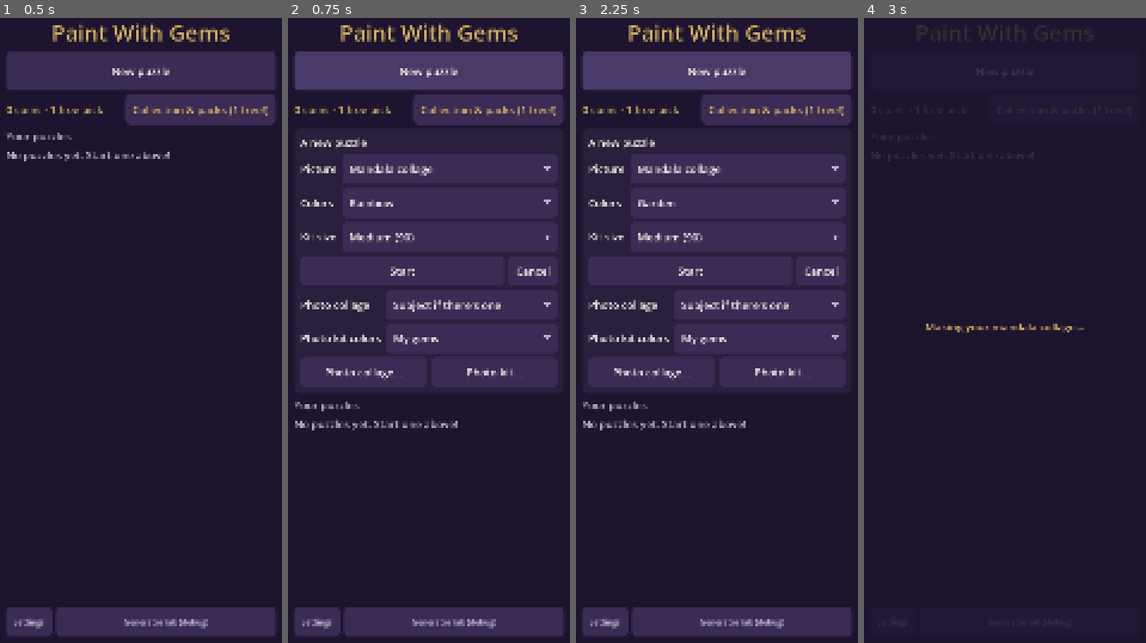
Above: before the commit, frames 1-4 (left to right).
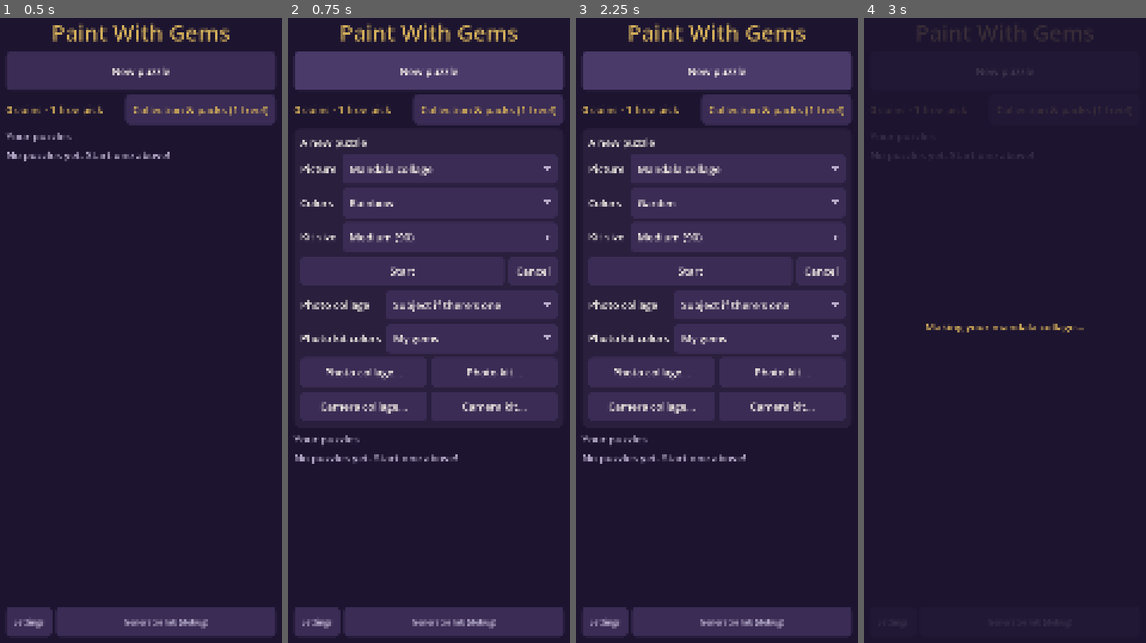
Above: after the commit, the same moments.

Repository: squishter/redesigned-octo-pancake
Game: Godot game, scene res://scenes/game/app.tscn
Same seed, same stepped clock (60 frames per second), same inputs: the game is played once before the commit and once after it.
Inputs:
- Up to frame 1 (0.5 s): no input
- Up to frame 2 (0.75 s): click "New puzzle" at 0.5 s
- Up to frame 3 (2.25 s): click "Cancel" at 1.25 s; click "New puzzle" at 2 s
- Up to frame 4 (3 s): click "Start" at 2.75 s

Frame 1 is identical in both runs. In frame 2, 4.8% of the frame differs, in the area x 1-96%, y 59-72%; in frame 3, 4.8%; in frame 4, nothing differs.

Commit message:
Take photos with the camera for photo puzzles; X-large and photo-colored kits in the lab
- CameraCapture (scenes/game/camera_capture.gd): a full-screen CameraServer
  view whose feed (RGB or YCbCr) is converted by shader in a SubViewport and
  read back as the photo; switch camera, turn, Android permission request.
- Main menu: Camera collage… and Camera kit… make photo puzzles from a new
  photo; the back button closes the camera.
- Generator lab: Camera… button, Kit size uses the game's sizes up to
  X-large (KitGenerator.LONG_SIDES), and Drill colors picks gem colors or
  the picture's own colors (direct, exact, as the game's photo kits).

Co-Authored-By: Claude Opus 5.5 <noreply@anthropic.com>
Claude-Session: https://claude.ai/code/session_012LQ98oeQZPmrpQ8vFC493i

Diff:
--- a/game/gem_catalog.gd
+++ b/game/gem_catalog.gd
@@ -167,8 +167,8 @@
 const STARTING_PUZZLES := ["mandala"]
 ## Puzzles made from her own photos: always there, not unlocked.
 const PHOTO_MODES := {
-	"photo_collage": {"name": "Photo collage", "about": "Your photo traced into gem shapes."},
-	"photo_kit": {"name": "Photo kit", "about": "Your photo as a grid of drills."},
+	"photo_collage": {"name": "Photo collage", "short": "collage", "about": "Your photo traced into gem shapes."},
+	"photo_kit": {"name": "Photo kit", "short": "kit", "about": "Your photo as a grid of drills."},
 }
 
 ## Picture features, off until unlocked.
--- a/scenes/dev/generator_lab.gd
+++ b/scenes/dev/generator_lab.gd
@@ -1,6 +1,8 @@
 extends Control
 ## Developer screen for the puzzle generators: pick a source (seeded mandala
-## or a photo) and a mode, generate on a worker thread, and look at the result.
+## or a photo, picked or taken with the camera) and a mode, generate on a
+## worker thread, and look at the result. Kits come in the game's sizes (up
+## to X-large), with drills in the gem colors or the picture's own colors.
 ## Laid out for phones: the picture fills the screen (pinch to zoom, drag to
 ## pan, double-tap to fit), with the main actions in a bar at the bottom and
 ## every setting in an Options panel above it. The Lines box above the
@@ -24,6 +26,7 @@
 var _theme: OptionButton
 var _mode: OptionButton
 var _kit_size: OptionButton
+var _drill_colors: OptionButton
 var _sparsity: OptionButton
 var _line_style: OptionButton
 var _setting: OptionButton
@@ -45,6 +48,7 @@
 var _options_panel: Control
 var _options_button: Button
 var _file_dialog: FileDialog
+var _camera: CameraCapture
 
 ## Show a Menu button that goes back to the game.
 var show_back := false
@@ -117,6 +121,7 @@
 	list.add_child(actions)
 	_button(actions, "Generate", _generate)
 	_button(actions, "Photo…", func() -> void: _file_dialog.popup_centered_ratio(0.8))
+	_button(actions, "Camera…", func() -> void: _camera.open())
 	_button(actions, "Save JSON", _save)
 
 	var controls := GridContainer.new()
@@ -139,7 +144,12 @@
 	_frame = _options(controls, "Frame", ["auto", "off", "on"])
 	_theme = _options(controls, "Theme", Array(Palettes.theme_names()))
 	_mode = _options(controls, "Mode", ["Collage", "Kit", "Line art"])
-	_kit_size = _options(controls, "Kit size", KitGenerator.BOARD_SIZES.keys())
+	# The game's kit sizes: drills on the longer side.
+	_kit_size = _options(controls, "Kit size", KitGenerator.LONG_SIDES.keys())
+	# Gem colors (k-means, snapped to the starter gems) or the picture's own
+	# colors (as many as Kit colors), each cell mapped straight to the nearest
+	# as the game's photo kits do.
+	_drill_colors = _options(controls, "Drill colors", ["gems", "photo"])
 	_sparsity = _options(controls, "Sparse", ["auto", "none", "some", "lots"])
 	_line_style = _options(controls, "Lines", ["auto"] + DesignPlan.LINE_STYLES)
 	_setting = _options(controls, "Setting", ["auto"] + CollageGenerator.SETTINGS)
@@ -174,11 +184,18 @@
 	_file_dialog.file_selected.connect(_on_photo_selected)
 	add_child(_file_dialog)
 
+	_camera = CameraCapture.new()
+	_camera.captured.connect(_use_photo)
+	add_child(_camera)
+
 	_generate()
 
 
 ## Back to the game (a picture being made finishes first: its worker writes here).
 func go_back() -> void:
+	if _camera.visible:
+		_camera.close()
+		return
 	if not show_back:
 		return
 	if _task_id >= 0:
@@ -318,6 +335,11 @@
 	if img == null or img.is_empty():
 		_say("Couldn't load %s" % path)
 		return
+	_use_photo(img)
+
+
+## A photo picked or taken: the source from now on.
+func _use_photo(img: Image) -> void:
 	_photo = img
 	_source.select(1)
 	_generate()
@@ -345,6 +367,7 @@
 		"mode": _selected(_mode),
 		"kit_size": _selected(_kit_size),
 		"colors": int(_colors.value),
+		"drill_colors": _selected(_drill_colors),
 		"sparsity": {"auto": -1.0, "none": 0.0, "some": 0.3, "lots": 0.6}[_selected(_sparsity)],
 		"line_style": _selected(_line_style),
 		"setting": _selected(_setting),
@@ -388,7 +411,12 @@
 					else PictureSources.mandala_collage(job["seed"], opts, lines))
 		"Kit":
 			var src: Image = photo if photo else PictureSources.mandala_image(job["seed"], opts, lines)
-			out["picture"] = KitGenerator.generate(src, {"size": job["kit_size"], "colors": job["colors"], "seed": job["seed"]})
+			var kit_options := {"size": KitGenerator.board_long(src, KitGenerator.LONG_SIDES[job["kit_size"]]),
+					"colors": job["colors"], "seed": job["seed"]}
+			if job["drill_colors"] == "photo":
+				kit_options.merge({"direct": true, "exact": true, "dither": PuzzleMaker.PHOTO_OWN_DITHER,
+						"cleanup": false}, true)
+			out["picture"] = KitGenerator.generate(src, kit_options)
 	_result = out
 
 
@@ -453,7 +481,8 @@
 			var k: Dictionary = out["picture"]
 			_canvas.show_kit(k)
 			_show_on_board(k)
-			_say("Kit: %d×%d, %d colors — %d ms" % [k["width"], k["height"], k["palette"].size(), ms])
+			_say("Kit: %d×%d, %d %s colors — %d ms" % [k["width"], k["height"], k["palette"].size(),
+					"own" if k["palette"][0]["gem_color_id"] == null else "gem", ms])
 		_:
 			_canvas.show_lines(art["mask"], art["width"], art["height"])
 			_show_on_board({})
--- /dev/null
+++ b/scenes/game/camera_capture.gd
@@ -0,0 +1,246 @@
+class_name CameraCapture
+extends PanelContainer
+## A full-screen overlay that takes a photo with the device camera through
+## CameraServer, for photo puzzles (the menu) and the generator lab.
+## The feed is drawn into a SubViewport through a shader that turns any feed
+## type (RGB, YCbCr, or separate Y and CbCr planes) into RGB, so the snapshot
+## is a plain image whatever the platform delivers.
+##
+## On Android the export preset needs the CAMERA permission; it is requested
+## here when the panel opens.
+
+signal captured(photo: Image)
+signal closed
+
+const LabTheme := preload("res://scenes/dev/lab_theme.gd")
+
+## Largest feed width picked from the camera's formats; more is slow to
+## generate from and adds nothing at kit or collage sizes.
+const MAX_FEED_WIDTH := 1920
+const CONVERT_SHADER := """
+shader_type canvas_item;
+
+// CameraFeed.FeedDataType: 1 RGB, 2 YCbCr in one image, 3 separate Y and CbCr.
+uniform int data_type = 1;
+uniform sampler2D cbcr_tex : filter_linear;
+
+void fragment() {
+	vec4 a = texture(TEXTURE, UV);
+	if (data_type == 1) {
+		COLOR = vec4(a.rgb, 1.0);
+	} else {
+		vec2 cbcr = (data_type == 3 ? texture(cbcr_tex, UV).rg : a.gb) - 0.5;
+		float y = a.r;
+		vec3 rgb = vec3(y + 1.402 * cbcr.y, y - 0.344136 * cbcr.x - 0.714136 * cbcr.y, y + 1.772 * cbcr.x);
+		COLOR = vec4(clamp(rgb, 0.0, 1.0), 1.0);
+	}
+}
+"""
+
+var _feeds: Array[CameraFeed] = []
+var _feed_index := 0
+var _turns := 0  # quarter turns clockwise applied to the snapshot
+var _viewport: SubViewport
+var _feed_rect: TextureRect
+var _material: ShaderMaterial
+var _main_tex: CameraTexture
+var _cbcr_tex: CameraTexture
+var _preview: TextureRect
+var _status: Label
+
+
+func _ready() -> void:
+	set_anchors_and_offsets_preset(Control.PRESET_FULL_RECT)
+	var root := VBoxContainer.new()
+	add_child(root)
+	SafeArea.apply(root)
+
+	_status = Label.new()
+	_status.autowrap_mode = TextServer.AUTOWRAP_WORD_SMART
+	_status.add_theme_font_size_override("font_size", LabTheme.SMALL_FONT_SIZE)
+	_status.add_theme_color_override("font_color", LabTheme.TEXT_DIM)
+	root.add_child(_status)
+
+	_material = ShaderMaterial.new()
+	_material.shader = Shader.new()
+	_material.shader.code = CONVERT_SHADER
+	_main_tex = CameraTexture.new()
+	_main_tex.which_feed = CameraServer.FEED_RGBA_IMAGE
+	_cbcr_tex = CameraTexture.new()
+	_cbcr_tex.which_feed = CameraServer.FEED_CBCR_IMAGE
+	_material.set_shader_parameter("cbcr_tex", _cbcr_tex)
+
+	_viewport = SubViewport.new()
+	_viewport.disable_3d = true
+	_viewport.render_target_update_mode = SubViewport.UPDATE_DISABLED
+	add_child(_viewport)
+	_feed_rect = TextureRect.new()
+	_feed_rect.texture = _main_tex
+	_feed_rect.material = _material
+	_feed_rect.expand_mode = TextureRect.EXPAND_IGNORE_SIZE
+	_feed_rect.stretch_mode = TextureRect.STRETCH_SCALE
+	_viewport.add_child(_feed_rect)
+
+	_preview = TextureRect.new()
+	_preview.texture = _viewport.get_texture()
+	_preview.expand_mode = TextureRect.EXPAND_IGNORE_SIZE
+	_preview.stretch_mode = TextureRect.STRETCH_KEEP_ASPECT_CENTERED
+	_preview.size_flags_vertical = Control.SIZE_EXPAND_FILL
+	root.add_child(_preview)
+
+	# The buttons, where thumbs reach.
+	var bar := HBoxContainer.new()
+	root.add_child(bar)
+	_button(bar, "Cancel", close)
+	_button(bar, "Switch", _switch_camera)
+	_button(bar, "Turn", _rotate)
+	var snap := _button(bar, "Take photo", _snap)
+	snap.add_theme_color_override("font_color", LabTheme.GOLD)
+
+	CameraServer.camera_feed_added.connect(func(_id: int) -> void: _refresh_feeds())
+	CameraServer.camera_feed_removed.connect(func(_id: int) -> void: _refresh_feeds())
+	get_tree().on_request_permissions_result.connect(_on_permission)
+	hide()
+
+
+## Shows the panel and starts the camera (asking for permission first on
+## Android). `captured` follows if she takes a photo, `closed` either way.
+func open() -> void:
+	show()
+	_turns = 1 if OS.get_name() == "Android" else 0  # Android sensors are landscape
+	if OS.get_name() == "Android" and not "android.permission.CAMERA" in OS.get_granted_permissions():
+		_status.text = "Asking for camera permission…"
+		OS.request_permission("android.permission.CAMERA")
+		return
+	_start()
+
+
+func close() -> void:
+	_stop()
+	hide()
+	closed.emit()
+
+
+func _exit_tree() -> void:
+	if visible:
+		_stop()
+
+
+func _on_permission(permission: String, granted: bool) -> void:
+	if not visible or not permission.ends_with("CAMERA"):
+		return
+	if granted:
+		_start()
+	else:
+		_status.text = "No camera permission."
+
+
+func _start() -> void:
+	CameraServer.monitoring_feeds = true
+	_refresh_feeds()
+
+
+func _stop() -> void:
+	for feed in _feeds:
+		feed.feed_is_active = false
+	_viewport.render_target_update_mode = SubViewport.UPDATE_DISABLED
+	CameraServer.monitoring_feeds = false
+
+
+func _refresh_feeds() -> void:
+	if not visible:
+		return
+	_feeds.clear()
+	for feed in CameraServer.feeds():
+		# Back cameras first: that's what you point at a picture.
+		if feed.get_position() == CameraFeed.FEED_BACK:
+			_feeds.push_front(feed)
+		else:
+			_feeds.append(feed)
+	if _feeds.is_empty():
+		_status.text = "No camera found (waiting for one to connect)."
+		return
+	_feed_index = clampi(_feed_index, 0, _feeds.size() - 1)
+	_activate(_feeds[_feed_index])
+
+
+func _activate(feed: CameraFeed) -> void:
+	for other in _feeds:
+		if other != feed:
+			other.feed_is_active = false
+	var formats := feed.get_formats()
+	if not formats.is_empty():
+		feed.set_format(_best_format(formats), {})
+	feed.feed_is_active = true
+	_main_tex.camera_feed_id = feed.get_id()
+	_cbcr_tex.camera_feed_id = feed.get_id()
+	_viewport.render_target_update_mode = SubViewport.UPDATE_ALWAYS
+	_status.text = "%s (%d of %d)" % [feed.get_name(), _feed_index + 1, _feeds.size()]
+
+
+## The biggest format no wider than MAX_FEED_WIDTH (or the narrowest).
+static func _best_format(formats: Array) -> int:
+	var best := -1
+	var best_px := 0
+	var narrowest := 0
+	for i in formats.size():
+		var f: Dictionary = formats[i]
+		var w: int = f.get("width", 0)
+		var px: int = w * int(f.get("height", 0))
+		if w <= MAX_FEED_WIDTH and px > best_px:
+			best = i
+			best_px = px
+		if w < int(formats[narrowest].get("width", 0)):
+			narrowest = i
+	return best if best >= 0 else narrowest
+
+
+func _process(_delta: float) -> void:
+	if not visible or _feeds.is_empty():
+		return
+	var feed := _feeds[_feed_index]
+	_material.set_shader_parameter("data_type", feed.get_datatype())
+	var tex_size := Vector2i(_main_tex.get_size())
+	if tex_size.x > 0 and tex_size.y > 0 and _viewport.size != tex_size:
+		_viewport.size = tex_size
+		_feed_rect.size = tex_size
+
+
+func _switch_camera() -> void:
+	if _feeds.size() < 2:
+		return
+	_feed_index = (_feed_index + 1) % _feeds.size()
+	_activate(_feeds[_feed_index])
+
+
+## The preview shows the feed as the sensor sees it; the photo is turned
+## this much more.
+func _rotate() -> void:
+	_turns = (_turns + 1) % 4
+	_status.text = "The photo will be turned %d° clockwise." % (_turns * 90)
+
+
+func _snap() -> void:
+	if _feeds.is_empty() or _feeds[_feed_index].get_datatype() == CameraFeed.FEED_NOIMAGE:
+		_status.text = "No camera image yet."
+		return
+	await RenderingServer.frame_post_draw
+	var img := _viewport.get_texture().get_image()
+	if img == null or img.is_empty():
+		_status.text = "Couldn't read the camera image."
+		return
+	img.convert(Image.FORMAT_RGBA8)
+	for _i in _turns:
+		img.rotate_90(CLOCKWISE)
+	close()
+	captured.emit(img)
+
+
+func _button(parent: Control, text: String, action: Callable) -> Button:
+	var b := Button.new()
+	b.text = text
+	b.custom_minimum_size.y = LabTheme.TAP_HEIGHT
+	b.size_flags_horizontal = Control.SIZE_EXPAND_FILL
+	b.pressed.connect(action)
+	parent.add_child(b)
+	return b
--- a/scenes/game/main_menu.gd
+++ b/scenes/game/main_menu.gd
@@ -5,8 +5,9 @@
 ## continued, restarted, recolored (the same picture made again in another
 ## unlocked theme, as a new puzzle beside it) or deleted. Collection & packs
 ## shows what she has and opens packs for more (with her coins and free
-## picks shown beside it). Settings (how placed gems go in, the finale) and
-## the generator lab, a debug mode, are at the bottom.
+## picks shown beside it). Photo puzzles start from one of her photos or one
+## she takes right then with the camera. Settings (how placed gems go in, the
+## finale) and the generator lab, a debug mode, are at the bottom.
 
 signal play_requested(id: String)
 signal lab_requested
@@ -32,6 +33,7 @@
 var _kit_size: OptionButton
 var _kit_colors: OptionButton
 var _photo_dialog: FileDialog
+var _camera: CameraCapture
 ## Which photo puzzle the picker is choosing a photo for.
 var _photo_kind := ""
 ## The puzzle being recolored, or empty for a brand new one.
@@ -121,6 +123,13 @@
 	for kind: String in GemCatalog.PHOTO_MODES:
 		var b := _button(photo_buttons, GemCatalog.PHOTO_MODES[kind]["name"] + "…", func() -> void: _pick_photo(kind))
 		b.size_flags_horizontal = Control.SIZE_EXPAND_FILL
+	# Or a photo taken right now.
+	var camera_buttons := HBoxContainer.new()
+	_photo_row.add_child(camera_buttons)
+	for kind: String in GemCatalog.PHOTO_MODES:
+		var b := _button(camera_buttons, "Camera %s…" % GemCatalog.PHOTO_MODES[kind]["short"],
+				func() -> void: _take_photo(kind))
+		b.size_flags_horizontal = Control.SIZE_EXPAND_FILL
 	_photo_dialog = FileDialog.new()
 	_photo_dialog.file_mode = FileDialog.FILE_MODE_OPEN_FILE
 	_photo_dialog.access = FileDialog.ACCESS_FILESYSTEM
@@ -174,6 +183,12 @@
 	_busy_label.vertical_alignment = VERTICAL_ALIGNMENT_CENTER
 	_busy_label.add_theme_color_override("font_color", LabTheme.GOLD)
 	_busy.add_child(_busy_label)
+
+	_camera = CameraCapture.new()
+	_camera.captured.connect(func(photo: Image) -> void:
+		if _task_id < 0:
+			_start_photo(photo, _photo_kind))
+	add_child(_camera)
 
 	_refresh_list()
 
@@ -231,6 +246,11 @@
 	_photo_dialog.popup_centered_ratio(0.9)
 
 
+func _take_photo(kind: String) -> void:
+	_photo_kind = kind
+	_camera.open()
+
+
 ## A photo was picked: make its puzzle, shrunk first (big phone photos
 ## would only slow it down).
 func _on_photo_picked(path: String) -> void:
@@ -288,7 +308,9 @@
 func go_back() -> void:
 	if _task_id >= 0:
 		return
-	if _new_panel.visible or _settings_panel.visible:
+	if _camera.visible:
+		_camera.close()
+	elif _new_panel.visible or _settings_panel.visible:
 		_new_panel.visible = false
 		_settings_panel.visible = false
 	else:
Not shown, changed: README.md
